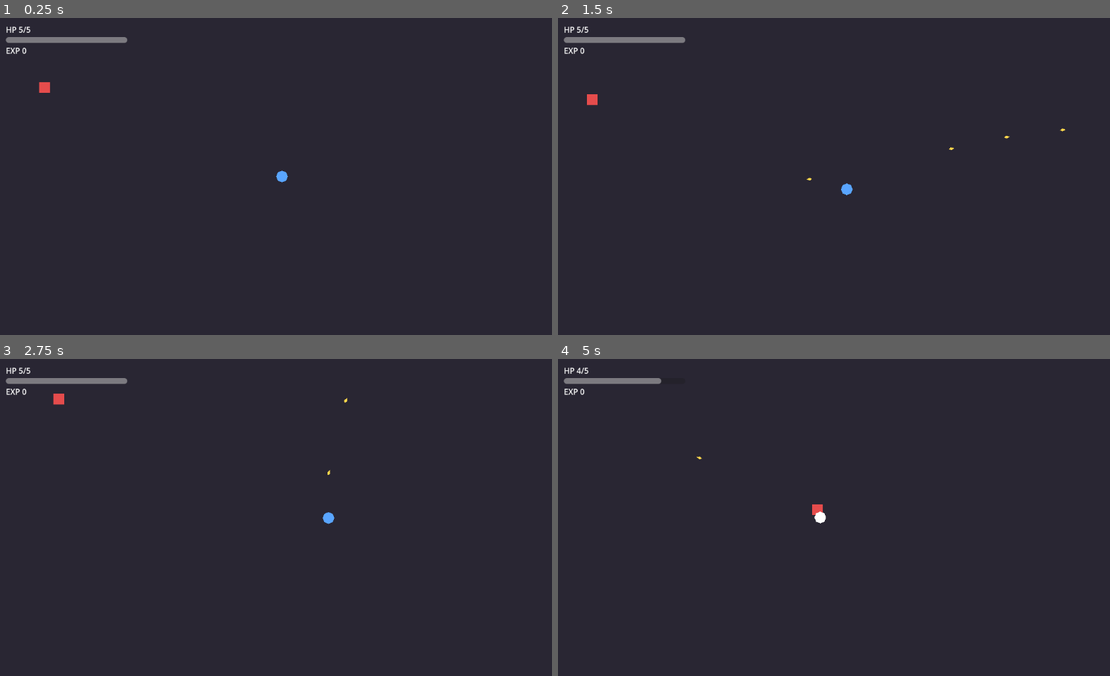
Above: before the commit, frames 1-4 (two rows, left to right).
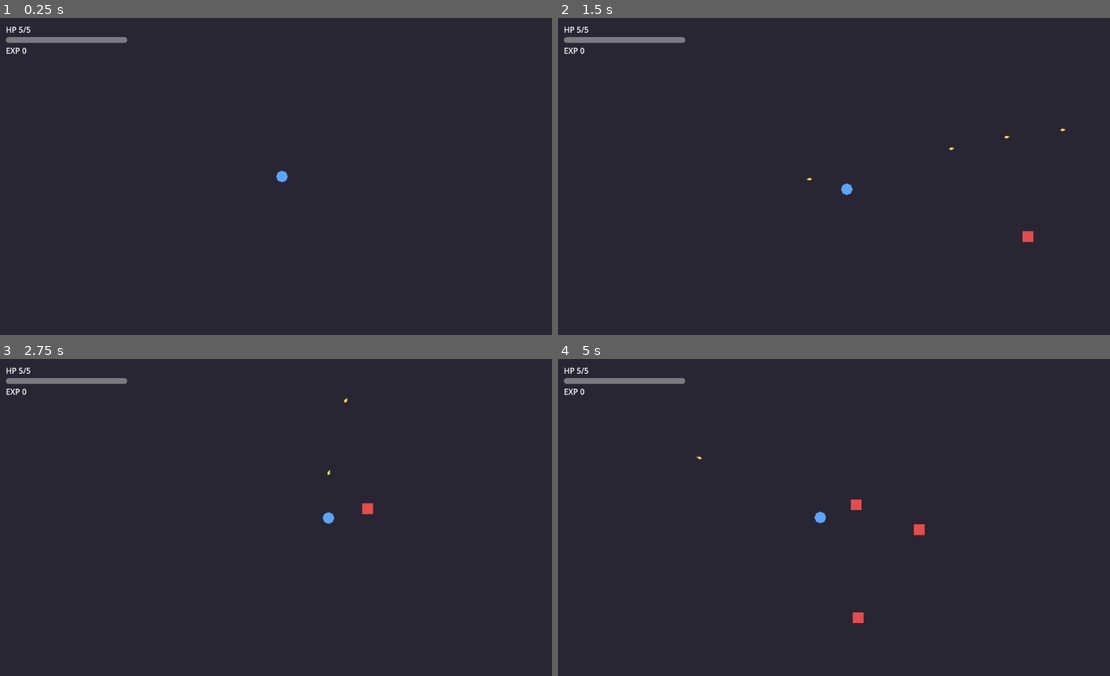
Above: after the commit, the same moments.

Repository: danieleadelfio/Wanderloot
Game: Godot game, scene res://scenes/run/Arena/Arena.tscn
The game is run twice, just before and just after one commit, with the same random seed, the same clock (stepped at 60 frames per second) and the same inputs.
Inputs (mouse positions are in pixels of both pictures, inside the frame that each line leads up to):
- Up to frame 1 (0.25 s): no input
- Up to frame 2 (1.5 s): move the mouse to (966, 160) at 0.52 s; press the mouse at (966, 160) at 0.53 s; hold D (move_right) 0.53-1.28 s; move the mouse to (729, 192) at 1.27 s; release the mouse at (729, 192) at 1.28 s; hold S (move_down) from 1.28 s (still down); click (729, 192) at 1.35 s
- Up to frame 3 (2.75 s): move the mouse to (336, 447) at 2.02 s; release S (move_down) at 2.03 s; press the mouse at (336, 447) at 2.03 s; hold D (move_right) from 2.03 s (still down)
- Up to frame 4 (5 s): move the mouse to (811, 580) at 2.77 s; release D (move_right) at 2.78 s; release the mouse at (811, 580) at 2.78 s; hold W (move_up) 2.78-3.53 s; click (811, 580) at 2.85 s; move the mouse to (1010, 565) at 3.52 s; press the mouse at (1010, 565) at 3.53 s; hold A (move_left) from 3.53 s (still down); move the mouse to (668, 469) at 4.27 s; release the mouse at (668, 469) at 4.28 s; click (668, 469) at 4.35 s

The runs differ from the first frame. In frame 1, less than 0.1% of the frame differs, in the area x 7-10%, y 20-24%; in frame 2, 0.1%; in frame 3, 0.1%; in frame 4, 0.4%, in the area x 3-67%, y 2-84%.

Commit message:
feat: enemy pool + wave spawner (#1)
Closes #1

Co-Authored-By: Claude Opus 5.5 <noreply@anthropic.com>
Claude-Session: https://claude.ai/code/session_01WjwMyqg35TFPNLv3bAVf3T

Diff:
--- /dev/null
+++ b/data/waves/wave_default.tres
@@ -0,0 +1,12 @@
+[gd_resource type="Resource" script_class="WaveData" format=3]
+
+[ext_resource type="Script" path="res://scripts/data/wave_data.gd" id="1"]
+
+[resource]
+script = ExtResource("1")
+start_interval = 2.0
+min_interval = 0.5
+interval_decay = 0.015
+start_batch = 1
+batch_growth_period = 25.0
+max_alive = 60
--- a/scenes/run/Arena/Arena.tscn
+++ b/scenes/run/Arena/Arena.tscn
@@ -6,6 +6,9 @@
 [ext_resource type="PackedScene" path="res://scenes/run/Enemies/EnemyBasic/EnemyBasic.tscn" id="4"]
 [ext_resource type="PackedScene" path="res://scenes/run/Player/Player.tscn" id="5"]
 [ext_resource type="PackedScene" path="res://scenes/ui/HUD/HUD.tscn" id="6"]
+[ext_resource type="Script" path="res://scripts/run/enemy_pool.gd" id="7"]
+[ext_resource type="Script" path="res://scripts/run/wave_spawner.gd" id="8"]
+[ext_resource type="Resource" path="res://data/waves/wave_default.tres" id="9"]
 
 [sub_resource type="RectangleShape2D" id="wall_h"]
 size = Vector2(1680, 40)
@@ -47,8 +50,16 @@
 script = ExtResource("2")
 projectile_scene = ExtResource("3")
 
-[node name="EnemyBasic" parent="." instance=ExtResource("4")]
+[node name="EnemyPool" type="Node2D" parent="."]
 unique_name_in_owner = true
+script = ExtResource("7")
+enemy_scene = ExtResource("4")
+
+[node name="WaveSpawner" type="Node" parent="." node_paths=PackedStringArray("enemy_pool")]
+unique_name_in_owner = true
+script = ExtResource("8")
+wave_data = ExtResource("9")
+enemy_pool = NodePath("../EnemyPool")
 
 [node name="Player" parent="." instance=ExtResource("5")]
 unique_name_in_owner = true
@@ -60,9 +71,5 @@
 limit_bottom = 500
 position_smoothing_enabled = true
 
-[node name="RespawnTimer" type="Timer" parent="."]
-unique_name_in_owner = true
-one_shot = true
-
 [node name="HUD" parent="." instance=ExtResource("6")]
 unique_name_in_owner = true
--- a/scenes/run/Arena/arena.gd
+++ b/scenes/run/Arena/arena.gd
@@ -1,15 +1,11 @@
 extends Node2D
 ## Composition root della run: collega i segnali tra player, nemici, pool, HUD e RunManager.
 
-@export var enemy_respawn_delay: float = 1.5
-@export var spawn_rect: Rect2 = Rect2(-760.0, -460.0, 1520.0, 920.0)
-@export var spawn_min_distance: float = 300.0
-
 @onready var _player: Player = %Player
-@onready var _enemy: Enemy = %EnemyBasic
+@onready var _enemy_pool: EnemyPool = %EnemyPool
+@onready var _wave_spawner: WaveSpawner = %WaveSpawner
 @onready var _projectile_pool: ProjectilePool = %ProjectilePool
 @onready var _hud: Hud = %HUD
-@onready var _respawn_timer: Timer = %RespawnTimer
 
 
 func _ready() -> void:
@@ -18,33 +14,14 @@
 	_player.health.changed.connect(_hud.set_hp)
 	_player.died.connect(_on_player_died)
 	_hud.set_hp(_player.health.current, _player.health.max_hp)
-	_enemy.target = _player
-	_enemy.died.connect(_on_enemy_died)
-	_respawn_timer.timeout.connect(_spawn_enemy)
-	_spawn_enemy()
-
-
-func _spawn_enemy() -> void:
-	_enemy.activate(_random_spawn_position())
-
-
-func _random_spawn_position() -> Vector2:
-	var candidate := Vector2.ZERO
-	for i in 10:
-		candidate = Vector2(
-			randf_range(spawn_rect.position.x, spawn_rect.end.x),
-			randf_range(spawn_rect.position.y, spawn_rect.end.y)
-		)
-		if candidate.distance_to(_player.global_position) >= spawn_min_distance:
-			break
-	return candidate
+	_enemy_pool.enemy_died.connect(_on_enemy_died)
+	_wave_spawner.start(_player)
 
 
 func _on_enemy_died(enemy: Enemy) -> void:
 	RunManager.add_exp(enemy.data.exp_reward)
-	_respawn_timer.start(enemy_respawn_delay)
 
 
 func _on_player_died() -> void:
-	# Placeholder M0: riavvio immediato. Il flusso completo morte = reset run e' M1.
+	# Placeholder: riavvio immediato. Il flusso completo morte = reset run e' #5.
 	get_tree().reload_current_scene.call_deferred()
--- /dev/null
+++ b/scripts/data/wave_data.gd
@@ -0,0 +1,23 @@
+class_name WaveData
+extends Resource
+## Curva di spawn dei nemici nel tempo. Bilanciamento solo nei .tres in res://data/waves/.
+
+## Intervallo tra due batch a inizio run (secondi).
+@export var start_interval: float = 2.0
+## Intervallo minimo raggiungibile (secondi).
+@export var min_interval: float = 0.5
+## Secondi di intervallo tolti per ogni secondo di run.
+@export var interval_decay: float = 0.015
+@export var start_batch: int = 1
+## Ogni N secondi di run il batch cresce di 1 nemico.
+@export var batch_growth_period: float = 25.0
+## Tetto di nemici vivi contemporaneamente.
+@export var max_alive: int = 60
+
+
+func interval_at(elapsed: float) -> float:
+	return maxf(min_interval, start_interval - interval_decay * elapsed)
+
+
+func batch_at(elapsed: float) -> int:
+	return start_batch + int(elapsed / batch_growth_period)
--- /dev/null
+++ b/scripts/run/enemy_pool.gd
@@ -0,0 +1,46 @@
+class_name EnemyPool
+extends Node2D
+## Pool di nemici di un singolo tipo (una scena). Deve stare all'origine.
+
+signal enemy_died(enemy: Enemy)
+
+@export var enemy_scene: PackedScene
+@export var initial_size: int = 32
+@export var can_grow: bool = true
+
+var _free: Array[Enemy] = []
+var _active_count: int = 0
+
+
+func _ready() -> void:
+	for i in initial_size:
+		_free.append(_create())
+
+
+func spawn(spawn_position: Vector2, target: Node2D) -> Enemy:
+	if _free.is_empty():
+		if not can_grow:
+			return null
+		_free.append(_create())
+	var enemy: Enemy = _free.pop_back()
+	enemy.target = target
+	enemy.activate(spawn_position)
+	_active_count += 1
+	return enemy
+
+
+func active_count() -> int:
+	return _active_count
+
+
+func _create() -> Enemy:
+	var enemy := enemy_scene.instantiate() as Enemy
+	enemy.died.connect(_on_enemy_died)
+	add_child(enemy)
+	return enemy
+
+
+func _on_enemy_died(enemy: Enemy) -> void:
+	_active_count -= 1
+	_free.append(enemy)
+	enemy_died.emit(enemy)
--- /dev/null
+++ b/scripts/run/wave_spawner.gd
@@ -0,0 +1,50 @@
+class_name WaveSpawner
+extends Node
+## Spawna nemici da un EnemyPool secondo WaveData. Avviato dalla composition root.
+
+@export var wave_data: WaveData
+@export var enemy_pool: EnemyPool
+@export var spawn_rect: Rect2 = Rect2(-760.0, -460.0, 1520.0, 920.0)
+@export var spawn_min_distance: float = 300.0
+
+var _target: Node2D
+var _elapsed: float = 0.0
+var _cooldown: float = 0.0
+
+
+func _ready() -> void:
+	set_physics_process(false)
+
+
+func _physics_process(delta: float) -> void:
+	_elapsed += delta
+	_cooldown -= delta
+	if _cooldown > 0.0:
+		return
+	_cooldown = wave_data.interval_at(_elapsed)
+	var free_slots := wave_data.max_alive - enemy_pool.active_count()
+	for i in mini(wave_data.batch_at(_elapsed), free_slots):
+		enemy_pool.spawn(_random_spawn_position(), _target)
+
+
+func start(target: Node2D) -> void:
+	_target = target
+	_elapsed = 0.0
+	_cooldown = 0.0
+	set_physics_process(true)
+
+
+func stop() -> void:
+	set_physics_process(false)
+
+
+func _random_spawn_position() -> Vector2:
+	var candidate := Vector2.ZERO
+	for i in 10:
+		candidate = Vector2(
+			randf_range(spawn_rect.position.x, spawn_rect.end.x),
+			randf_range(spawn_rect.position.y, spawn_rect.end.y)
+		)
+		if candidate.distance_to(_target.global_position) >= spawn_min_distance:
+			break
+	return candidate
Not shown, added: scripts/data/wave_data.gd.uid
Not shown, added: scripts/run/enemy_pool.gd.uid
Not shown, added: scripts/run/wave_spawner.gd.uid
Not shown, changed: docs/CHANGELOG.md
Not shown, changed: docs/GDD.md
